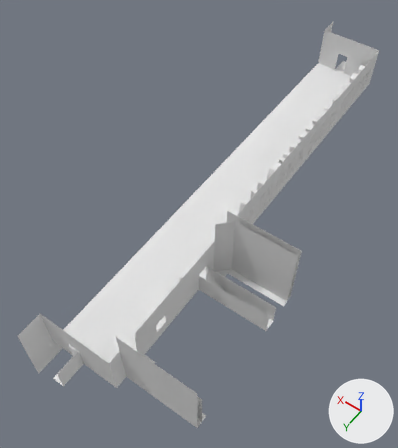
Before and after pictures for a commit that changed the Blender file source/blend files/room/unmp/gg_aa.blend.
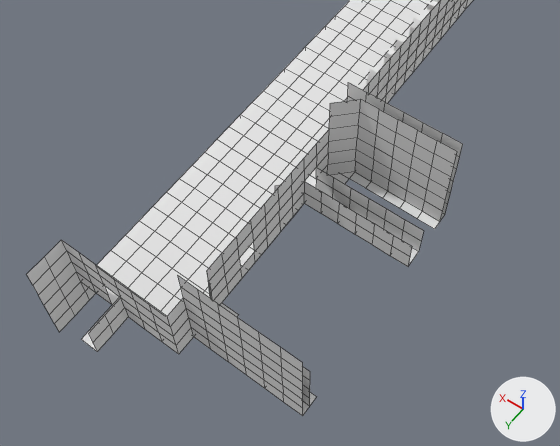
There are two pictures of each version: one whole from a 50 mm camera at (-16.3, 49.9, 36.2) aimed at (0.1, 26.9, 0.2), one close up on the part from 0% to 92% of the width and 35% to 100% of the height. Arrows for +X, +Y and +Z are at lower right; the lights stay in place. The close-ups show mesh edges as thin lines.

Objects in the first close-up: 'Plane', 'Text.001'.
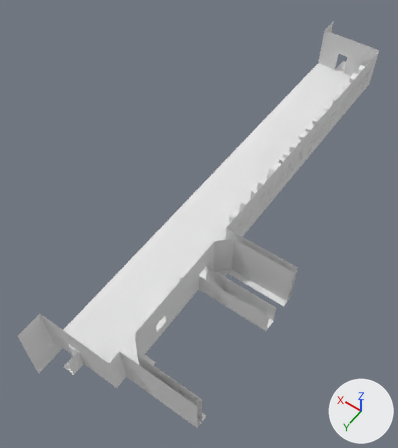
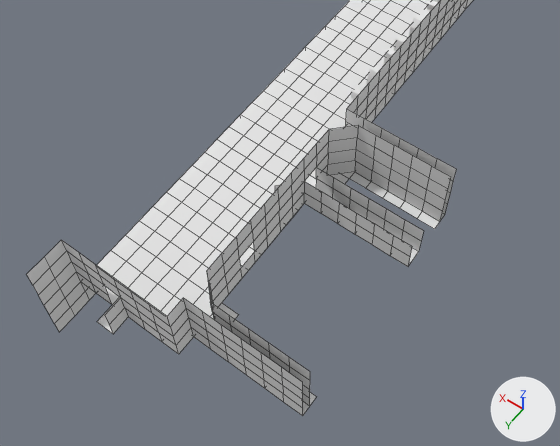
Changed parts and their boxes (x1, y1, x2, y2) in the close-ups (560 x 446 px):
part 1 of me_plane, deleted: before (329, 82, 463, 177)
part 2 of me_plane, deleted: before (81, 276, 303, 382)

What changed in the scene script:
```text
Change me_plane:
    used by ob_plane; location = (0.0, 0.0, 0.0); scale = (0.5, 0.5, 0.5)
    remove me_plane.from_pydata(...)  # 846 vertices, 723 faces; spans x -19.0..5.0, y -1.0..87.0, z -4.0..12.0
    add me_plane.from_pydata(...)  # 800 vertices, 684 faces; spans x -19.0..5.0, y -1.0..87.0, z -4.0..8.0
    me_plane part 1
    28 vertices are removed from x -19.0..-7.0, y 57.0..60.0, z 10.0..12.0
    24 faces are deleted
    me_plane part 2
    18 vertices are removed from x -19.0..1.0, y 81.0..87.0, z 0.0..12.0
    15 faces are deleted
```
